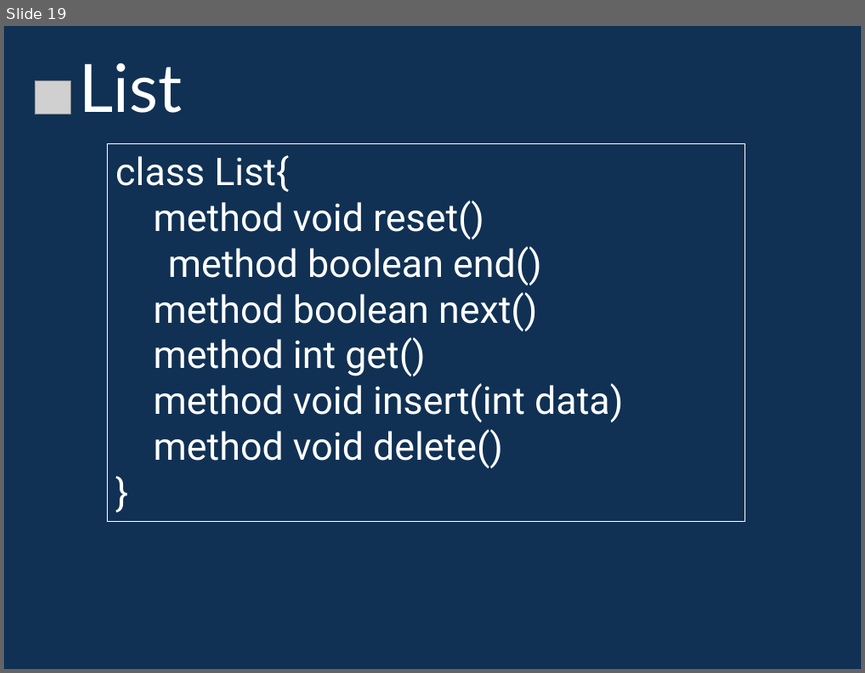
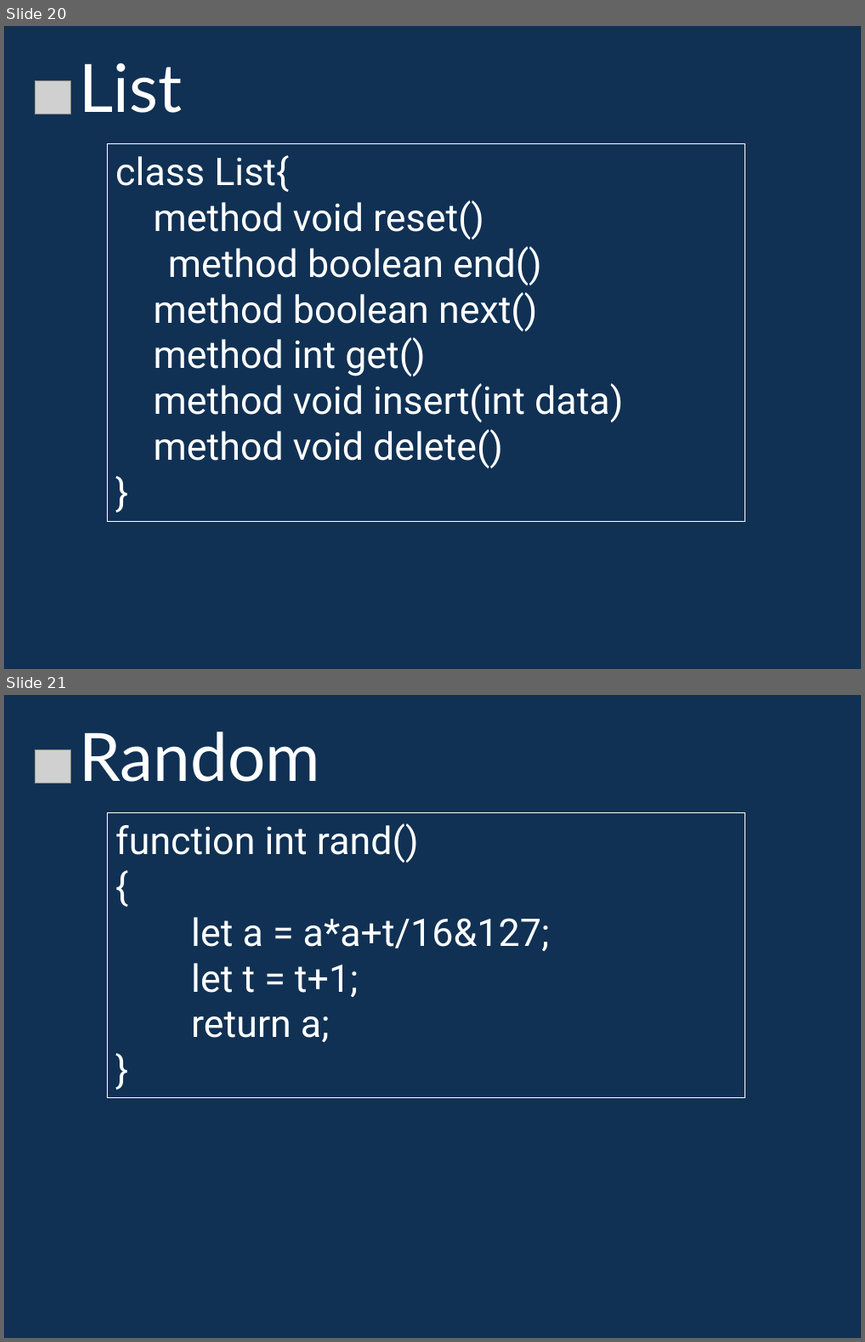
Before and after one commit to Tenyoku8478/The-Tank-War, a slide deck: Intro_CS_presentation.pptx. Shown one above the other, each under a label of ours: slide 19 before the commit, slides 20 and 21 after it. The pictures are 865x673 and 865x1342 pixels, drawn with LibreOffice and Linux fonts; fonts in the diff are those of the drawing; grey boxes stand for pictures; background and template pictures are left out. Boxes give left, top, right and bottom in pixels: in the first picture for what was removed or moved away, otherwise in the second. Text is boxed around its words. In the diff, an @@ line names an element or a change of style, - is before the commit and + after.

```diff
--- a/Intro_CS_presentation.pptx
+++ b/Intro_CS_presentation.pptx
@@ slide 21 added at [4,695,861,1338], background picture (left out) @@
@@ text added at [79,732,320,782], 56 pt, text #FFFFFF @@
+Random
@@ picture added at [35,750,71,783] @@
@@ rectangle added at [107,812,744,1098], outline #FFFFFF 0.75 pt, 32 pt, text #FFFFFF @@
+function int rand()
+{
+let a = a*a+t/16&127;
+let t = t+1;
+return a;
+}
@@ what was slide 19 is now slide 20 @@
```
Also in this commit, not shown: 2 slides changed, 1 other slide added, 1 other file.
